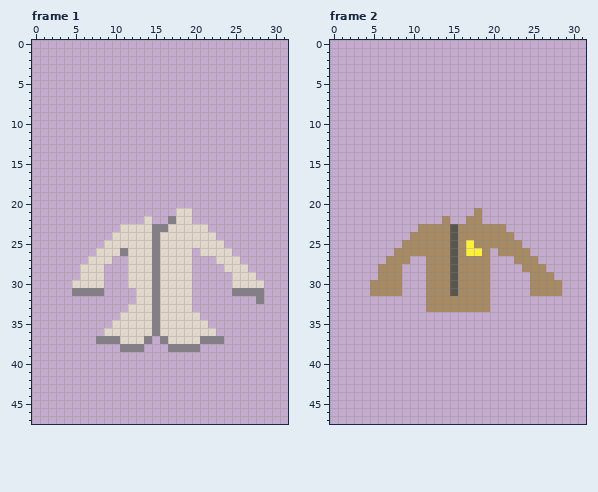
Pixel-art file: assets/art/humans_slim.aseprite. The first picture shows the starting point.
32x48 pixels, 10 frames. Shown: frame 1, frame 2. The commit also changed other frames, which this record leaves out.
Now the later version:
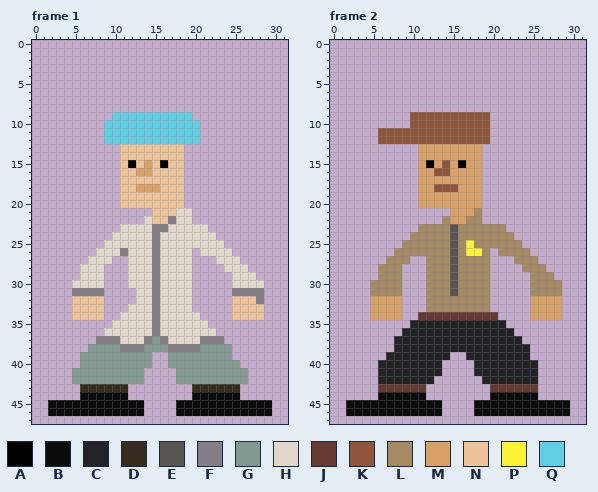
Palette (. is transparent): A #000000  B #0a0d0a  C #222326  D #362c20  E #595652  F #847e87  G #82998f  H #e1d8cb  J #663931  K #8f563b  L #a68a64  M #d9a066  N #eec39a  P #fbf236  Q #5fcde4
Changes in this commit:
layer "Body" now shown
layer "Headwear" now shown
layer "Pants" now shown
layer "Shoes" now shown
Changed rows in their new state; - is an unchanged pixel.
Frame 1:
first column x 9:
 9 -QQQQQQQQQQ-
10 QQQQQQQQQQQQ
11 QQQQQQQQQQQQ
12 QQQQQQQQQQQQ
13 --NNNNNNNN--
14 --NNNNNNNN--
15 --NANMNANN--
16 --NNMMNNNN--
17 --NNNNNNNN--
18 --NNMMMNNN--
19 --NNNNNNNN--
20 --NNNNNNNN--
21 ------NNN---
22 ------NN----
first column x 2:
32 ---NNNN----------------NNN--
33 ---NNNN----------------NNNN-
34 ---NNNN----------------NNNN-
37 -------------G--------------
38 -----GGGG---GGG----GGGG-----
39 ----GGGGGGGGG--GGGGGGGG-----
40 ----GGGGGGGGG--GGGGGGGGG----
41 ---GGGGGGGGG----GGGGGGGGG---
42 ---GGGGGGGGG----GGGGGGGGG---
43 ----DDDDDD--------DDDDDD----
44 ----BBBBBB--------BBBBBB----
45 BBBBBBBBBBBB----BBBBBBBBBBBB
46 BBBBBBBBBBBB----BBBBBBBBBBBB
Frame 2:
first column x 6:
 9 ----KKKKKKKKKK
10 ----KKKKKKKKKK
11 KKKKKKKKKKKKKK
12 KKKKKKKKKKKKKK
13 -----MMMMMMMM-
14 -----MMMMMMMM-
15 -----MAMKMAMM-
16 -----MMKKMMMM-
17 -----MMMMMMMM-
18 -----MMKKKMMM-
19 -----MMMMMMMM-
20 -----MMMMMMMM-
21 ---------MMM--
22 ---------MM---
first column x 2:
32 ---MMMM----------------MMMM-
33 ---MMMM----------------MMMM-
34 ---MMMM--JJJJJJJJJJ----MMMM-
35 --------CCCCCCCCCCCC--------
36 -------CCCCCCCCCCCCCC-------
37 ------CCCCCCCCCCCCCCCC------
38 ------CCCCCCCCCCCCCCCCC-----
39 -----CCCCCCCC--CCCCCCCC-----
40 ----CCCCCCCC----CCCCCCCC----
41 ----CCCCCCCC----CCCCCCCC----
42 ----CCCCCCC------CCCCCCC----
43 ----JJJJJJ--------JJJJJJ----
44 ----BBBBBB--------BBBBBB----
45 BBBBBBBBBBBB----BBBBBBBBBBBB
46 BBBBBBBBBBBB----BBBBBBBBBBBB
Pixel boxes of the changes (left, top, right, bottom) in both pictures:
added: (104, 112, 200, 224)
added: (48, 296, 272, 416)
added: (378, 112, 490, 224)
added: (346, 296, 570, 416)
